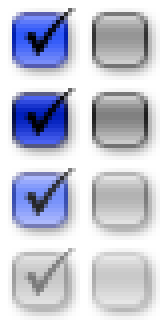
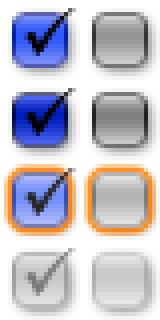
The second 160 x 320 image is a revision of the first. Changes to its layers:
pixels changed over (4, 164, 156, 236) (layer not identified)
